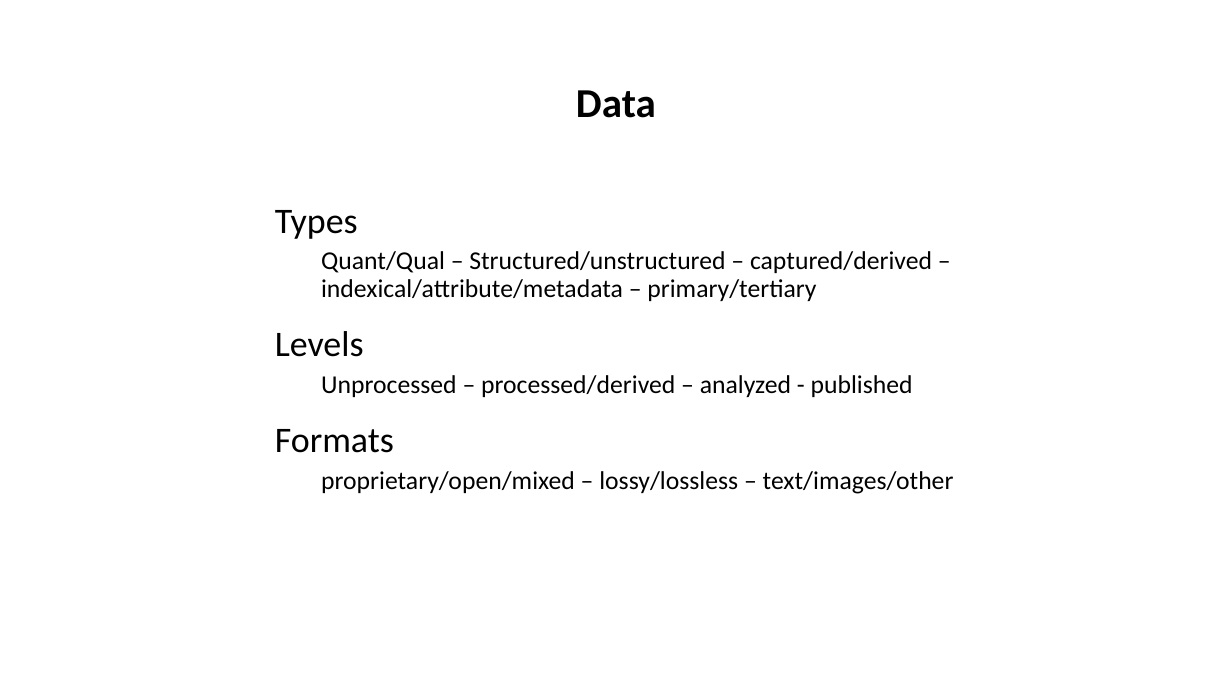
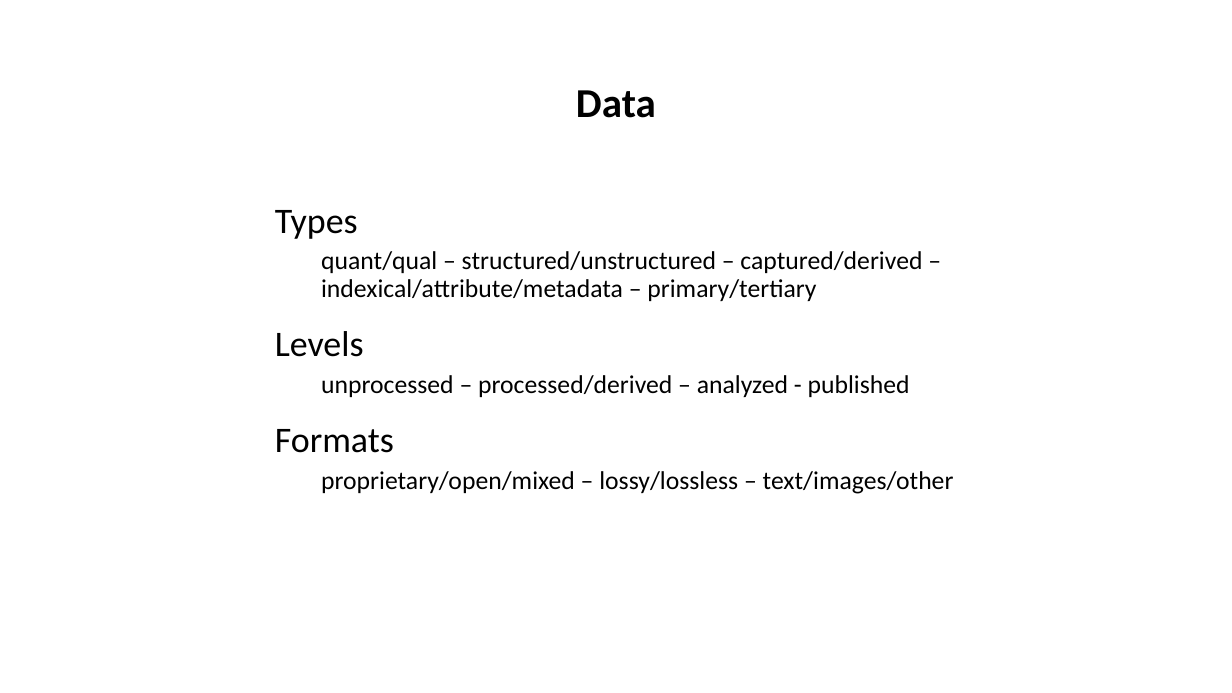
Before and after one commit to tibbben/teaching.data.literacy, a slide deck: slide 26 of UM_DataManagementClass/Lessons/05/05_SecondMeeting.pptx (slide 27 before the commit). Drawn at 1232x693 pixels with LibreOffice and Linux fonts; fonts in the diff are those of the drawing. Boxes give left, top, right and bottom in pixels: in the first picture for what was removed or moved away, otherwise in the second. Text is boxed around its words. In the diff, an @@ line names an element or a change of style, - is before the commit and + after.

```diff
--- a/UM_DataManagementClass/Lessons/05/05_SecondMeeting.pptx
+++ b/UM_DataManagementClass/Lessons/05/05_SecondMeeting.pptx
@@ text at (321, 251, 922, 301): text changed @@
-  Quant/Qual – Structured/unstructured – captured/derived – indexical/attribute/metadata – primary/tertiary
+  quant/qual – structured/unstructured – captured/derived – indexical/attribute/metadata – primary/tertiary
@@ text at (321, 375, 910, 397): text changed @@
-  Unprocessed – processed/derived – analyzed - published
+  unprocessed – processed/derived – analyzed - published
```
Also in this commit, not shown: 12 other slides changed, 3 slides added, 3 slides removed, 1 other file.
